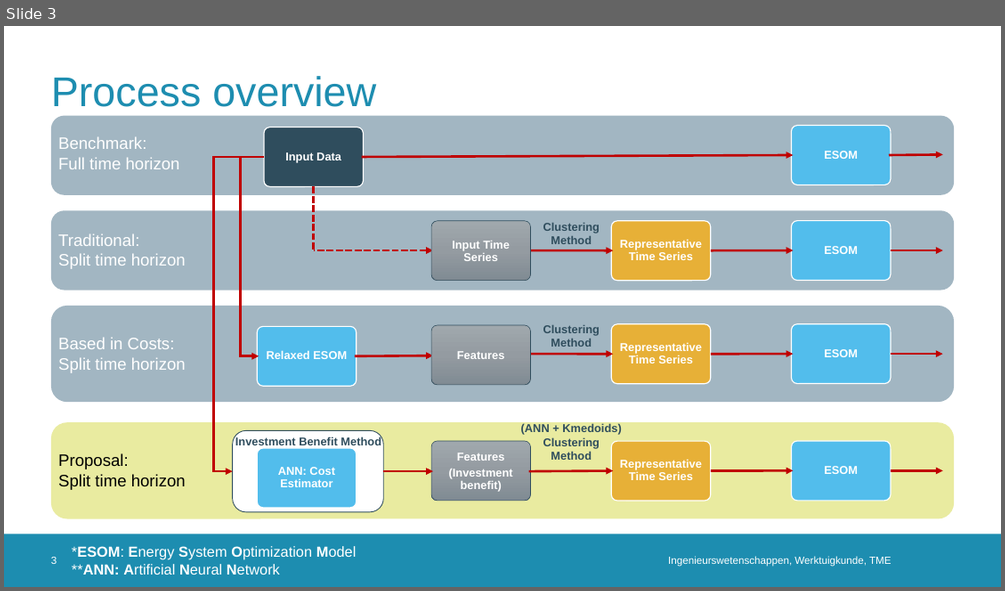
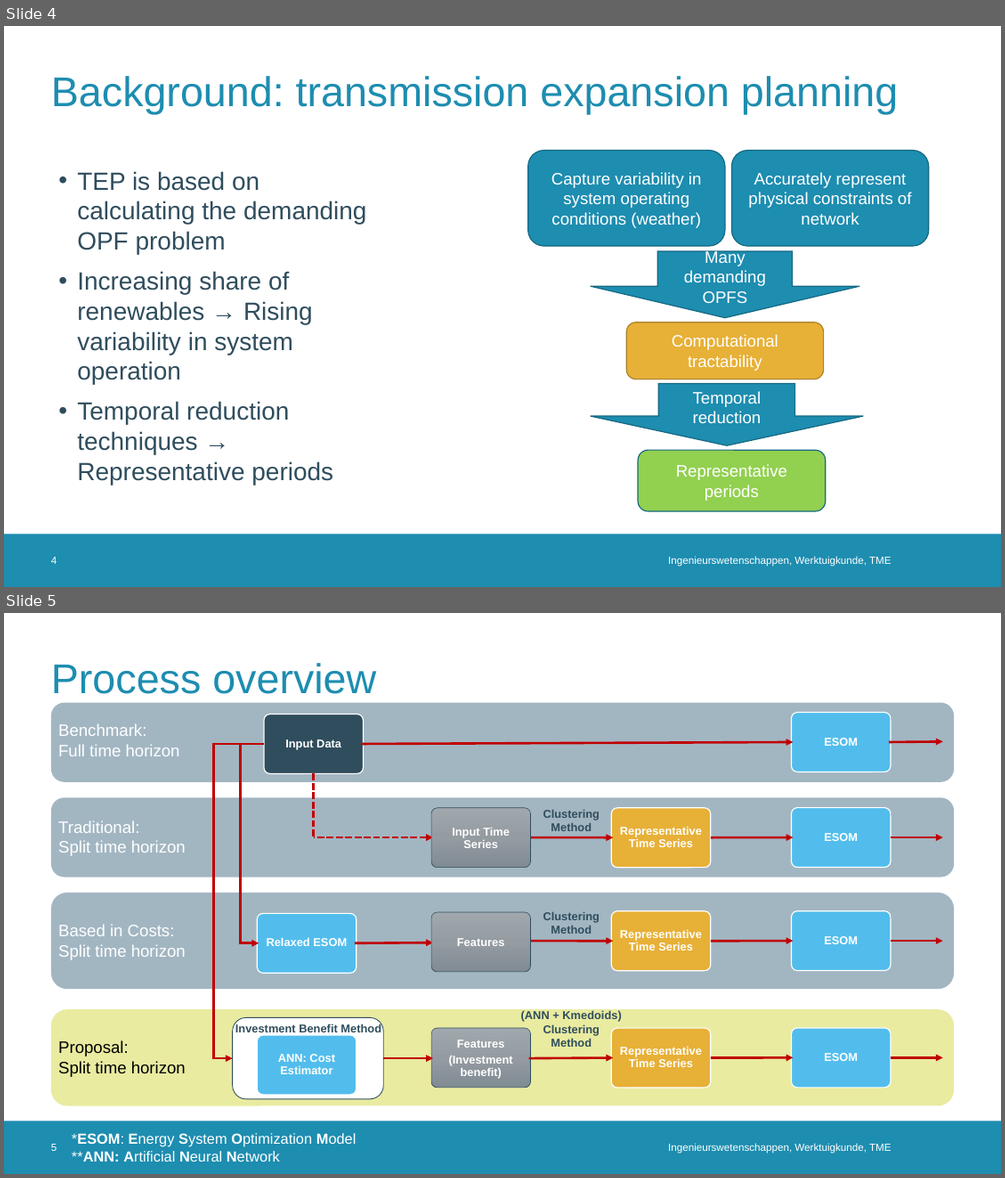
Before and after one commit to erikfilias/JointResearch, a slide deck: 02. Presentations/PresentationGroup.pptx. Shown one above the other, each under a label of ours: slide 3 before the commit, slides 4 and 5 after it. The pictures are 1005x591 and 1005x1178 pixels, drawn with LibreOffice and Linux fonts; fonts in the diff are those of the drawing; background and template pictures are left out. Boxes give left, top, right and bottom in pixels: in the first picture for what was removed or moved away, otherwise in the second. Text is boxed around its words. In the diff, an @@ line names an element or a change of style, - is before the commit and + after.

Commit message:
Background slide

```diff
--- a/02. Presentations/PresentationGroup.pptx
+++ b/02. Presentations/PresentationGroup.pptx
@@ slide 4 added at (x1=4, y1=26, x2=1001, y2=587), background #FFFFFF; not listed: 1 template element that a slide beside it also shows @@
@@ title added at (x1=51, y1=76, x2=898, y2=114), 40 pt, text #1D8DB0 @@
+Background: transmission expansion planning
@@ rounded rectangle added at (x1=528, y1=150, x2=725, y2=246), fill #1D8DB0, outline #156882 1 pt, 16 pt, text #FFFFFF @@
+Capture variability in system operating conditions (weather)
@@ rounded rectangle added at (x1=732, y1=150, x2=928, y2=246), fill #1D8DB0, outline #156882 1 pt, 16 pt, text #FFFFFF @@
+Accurately represent physical constraints of network
@@ text added at (x1=77, y1=171, x2=367, y2=484), 24 pt, text #2F4D5D @@
+• TEP is based on calculating the demanding OPF problem
+• Increasing share of renewables → Rising variability in system operation
+• Temporal reduction techniques → Representative periods
@@ down arrow added at (x1=591, y1=251, x2=859, y2=318), fill #1D8DB0, outline #156882 1 pt, 16 pt, text #FFFFFF @@
+Many demanding OPFS
@@ rounded rectangle added at (x1=627, y1=322, x2=824, y2=379), fill #E7B037, outline #AB8229 1 pt, 16 pt, text #FFFFFF @@
+Computational tractability
@@ down arrow added at (x1=591, y1=384, x2=863, y2=445), fill #1D8DB0, outline #156882 1 pt, 16 pt, text #FFFFFF @@
+Temporal reduction
@@ rounded rectangle added at (x1=638, y1=450, x2=825, y2=511), fill #92D050, outline #156882 1 pt, 16 pt, text #FFFFFF @@
+Representative periods
@@ page number added at (x1=51, y1=556, x2=57, y2=564), 10 pt, text #FFFFFF @@
+4
@@ text added at (x1=668, y1=556, x2=891, y2=566), 10 pt, text #FFFFFF @@
+Ingenieurswetenschappen, Werktuigkunde, TME
@@ what was slide 3 is now slide 5 @@
@@ page number at (x1=51, y1=1143, x2=57, y2=1151): text changed @@
-3
+5
```
Also in this commit, not shown: 1 slide changed, 1 other slide added.
